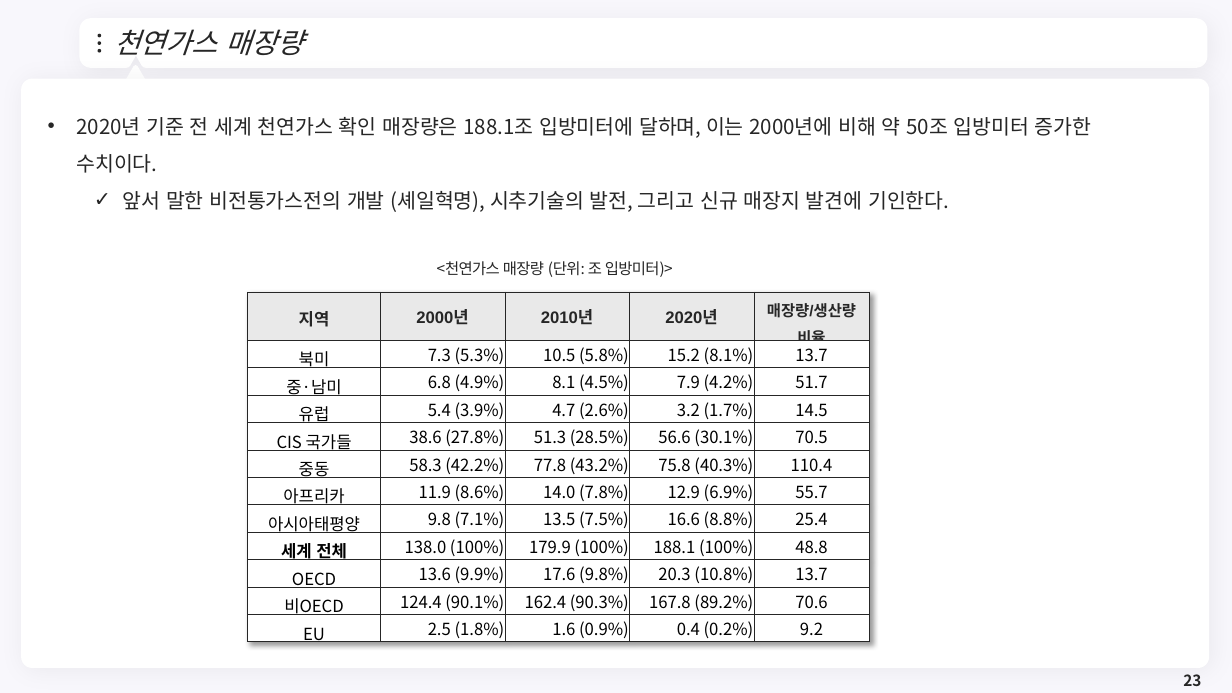
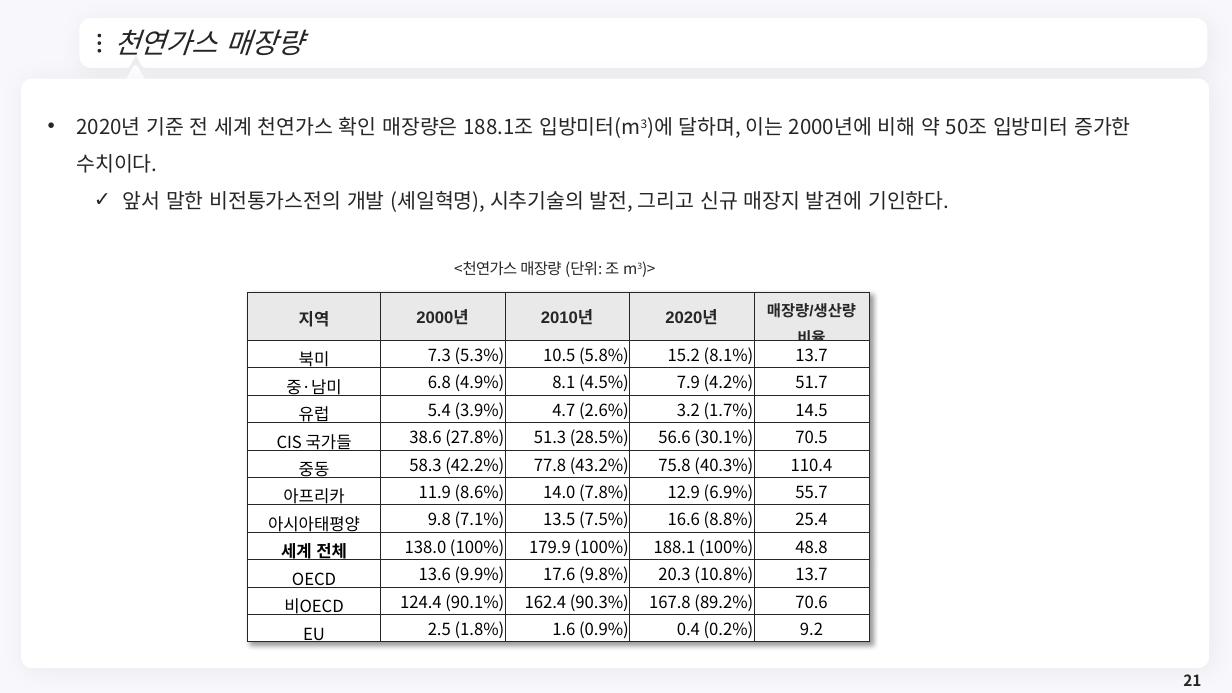
Before and after one commit to meandthey/Teaching, a slide deck: slide 21 of 에너지경제학/자원에너지경제학_Chapter_4 (가스).pptx (slide 23 before the commit). Drawn at 1232x693 pixels with LibreOffice and Linux fonts; fonts in the diff are those of the drawing; background and template pictures are left out. Boxes give left, top, right and bottom in pixels: in the first picture for what was removed or moved away, otherwise in the second. Text is boxed around its words. In the diff, an @@ line names an element or a change of style, - is before the commit and + after.

```diff
--- a/에너지경제학/자원에너지경제학_Chapter_4 (가스).pptx
+++ b/에너지경제학/자원에너지경제학_Chapter_4 (가스).pptx
@@ text at box(76, 117, 1131, 173): text changed @@
-• 2020년 기준 전 세계 천연가스 확인 매장량은 188.1조 입방미터에 달하며, 이는 2000년에 비해 약 50조 입방미터 증가한 수치이다.
+• 2020년 기준 전 세계 천연가스 확인 매장량은 188.1조 입방미터(m3)에 달하며, 이는 2000년에 비해 약 50조 입방미터 증가한 수치이다.
@@ text at box(454, 261, 619, 277): text changed @@
-<천연가스 매장량 (단위: 조 입방미터)>
+<천연가스 매장량 (단위: 조 m3)>
@@ page number at box(1183, 674, 1201, 686): text changed @@
-23
+21
```
Also in this commit, not shown: 19 other slides changed, 2 slides removed, 1 other file.
